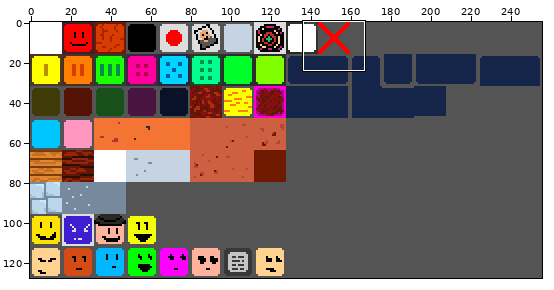
Two states of a sprite sheet, data/art/sprites.png. The picture above shows the old version from afar; the outline marks the close-up.
Close-up. Earlier state:
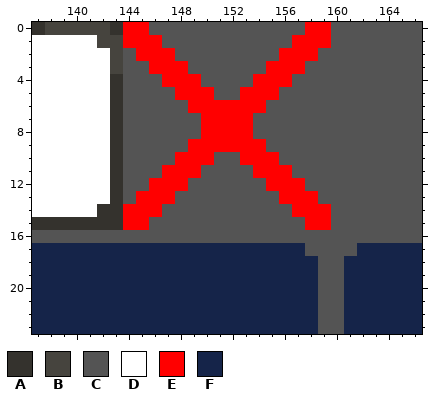
The file is 256x128 pixels. Colours within 5 levels of each other are drawn and written as one. Shown: x 137..166, y 0..23.
Palette (. is transparent): A #34322d  B #46443e  C #545454  D #ffffff  E #ff0000  F #152449
Pixels before, first column x 137:
 0 ABBBBBAEECCCCCCCCCCCCEECCCCCCC
 1 DDDDDBBEEECCCCCCCCCCEEECCCCCCC
 2 DDDDDDBCEEECCCCCCCCEEECCCCCCCC
 3 DDDDDDBCCEEECCCCCCEEECCCCCCCCC
 4 DDDDDDACCCEEECCCCEEECCCCCCCCCC
 5 DDDDDDACCCCEEECCEEECCCCCCCCCCC
 6 DDDDDDACCCCCEEEEEECCCCCCCCCCCC
 7 DDDDDDACCCCCCEEEECCCCCCCCCCCCC
 8 DDDDDDACCCCCCEEEECCCCCCCCCCCCC
 9 DDDDDDACCCCCEEEEEECCCCCCCCCCCC
10 DDDDDDACCCCEEECCEEECCCCCCCCCCC
11 DDDDDDACCCEEECCCCEEECCCCCCCCCC
12 DDDDDDACCEEECCCCCCEEECCCCCCCCC
13 DDDDDDACEEECCCCCCCCEEECCCCCCCC
14 DDDDDAAEEECCCCCCCCCCEEECCCCCCC
15 AAAAAAAEECCCCCCCCCCCCEECCCCCCC
16 CCCCCCCCCCCCCCCCCCCCCCCCCCCCCC
17 FFFFFFFFFFFFFFFFFFFFFCCCCFFFFF
18 FFFFFFFFFFFFFFFFFFFFFFCCFFFFFF
19 FFFFFFFFFFFFFFFFFFFFFFCCFFFFFF
20 FFFFFFFFFFFFFFFFFFFFFFCCFFFFFF
21 FFFFFFFFFFFFFFFFFFFFFFCCFFFFFF
22 FFFFFFFFFFFFFFFFFFFFFFCCFFFFFF
23 FFFFFFFFFFFFFFFFFFFFFFCCFFFFFF
New version:
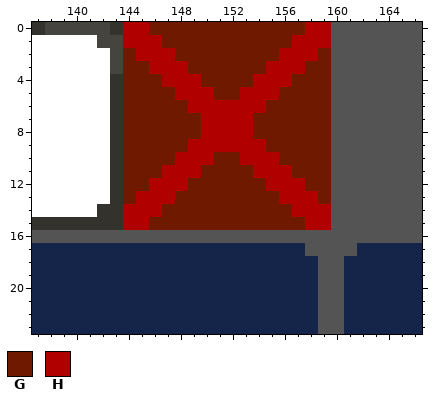
Colours new in this view: G #6e1900  H #b10000
Change:
The author changed colour C to colour G in row 0 at x 146 to 157; in row 1 at x 147 to 156; in row 2 at x 144, 148 to 155 and 159; in row 3 at x 144 to 145, 149 to 154 and 158 to 159; in row 4 at x 144 to 146, 150 to 153 and 157 to 159; in row 5 at x 144 to 147, 151 to 152 and 156 to 159.
The author changed colour C to colour G in row 6 at x 144 to 148 and 155 to 159; in rows 7 to 8 at x 144 to 149 and 154 to 159; in row 9 at x 144 to 148 and 155 to 159; in row 10 at x 144 to 147, 151 to 152 and 156 to 159; in row 11 at x 144 to 146, 150 to 153 and 157 to 159; in row 12 at x 144 to 145, 149 to 154 and 158 to 159.
The author changed colour C to colour G in row 13 at x 144, 148 to 155 and 159; in row 14 at x 147 to 156; in row 15 at x 146 to 157.
The author changed colour E to colour H in row 0 at x 144 to 145 and 158 to 159; in row 1 at x 144 to 146 and 157 to 159; in row 2 at x 145 to 147 and 156 to 158; in row 3 at x 146 to 148 and 155 to 157; in row 4 at x 147 to 149 and 154 to 156; in row 5 at x 148 to 150 and 153 to 155.
The author changed colour E to colour H in row 6 at x 149 to 154; in rows 7 to 8 at x 150 to 153; in row 9 at x 149 to 154; in row 10 at x 148 to 150 and 153 to 155; in row 11 at x 147 to 149 and 154 to 156; in row 12 at x 146 to 148 and 155 to 157.
The author changed colour E to colour H in row 13 at x 145 to 147 and 156 to 158; in row 14 at x 144 to 146 and 157 to 159; in row 15 at x 144 to 145 and 158 to 159.
